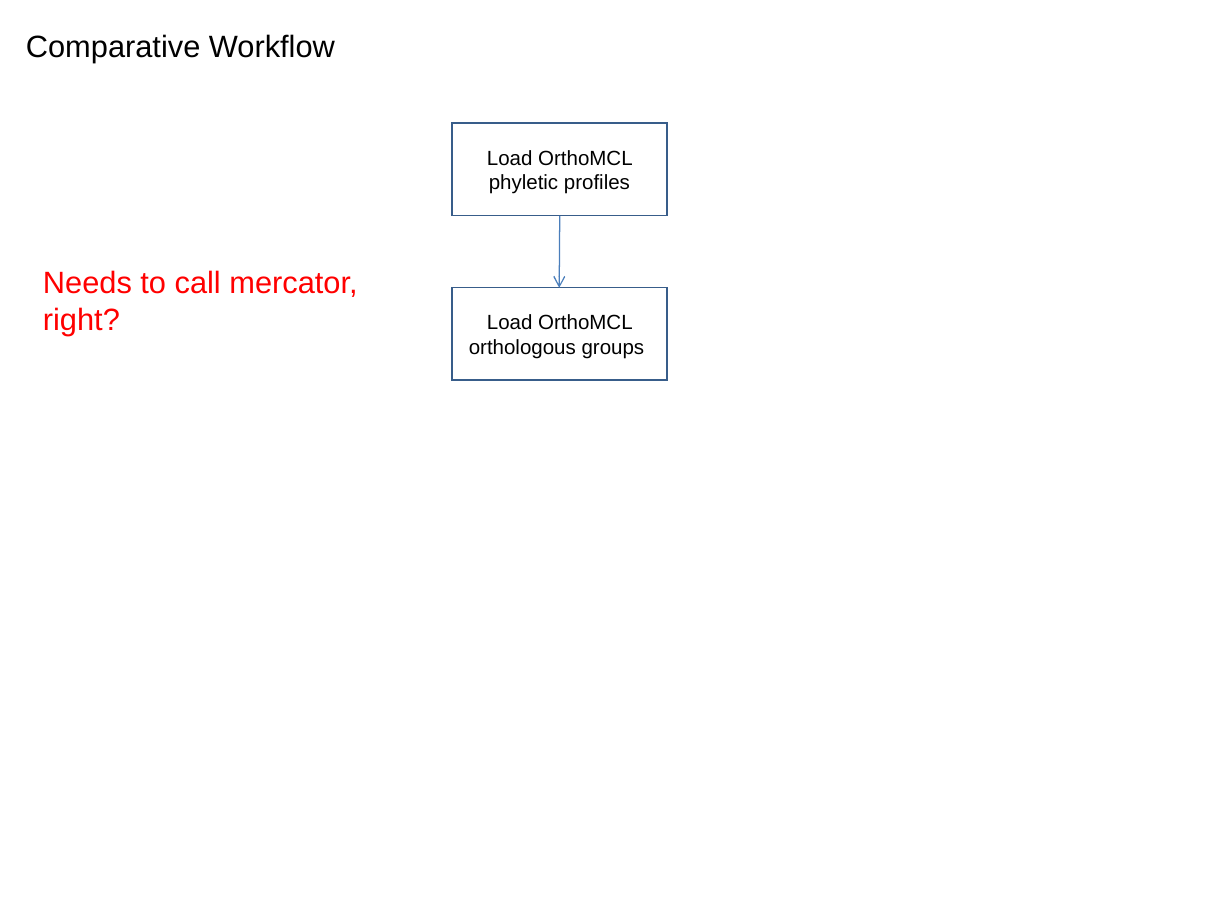
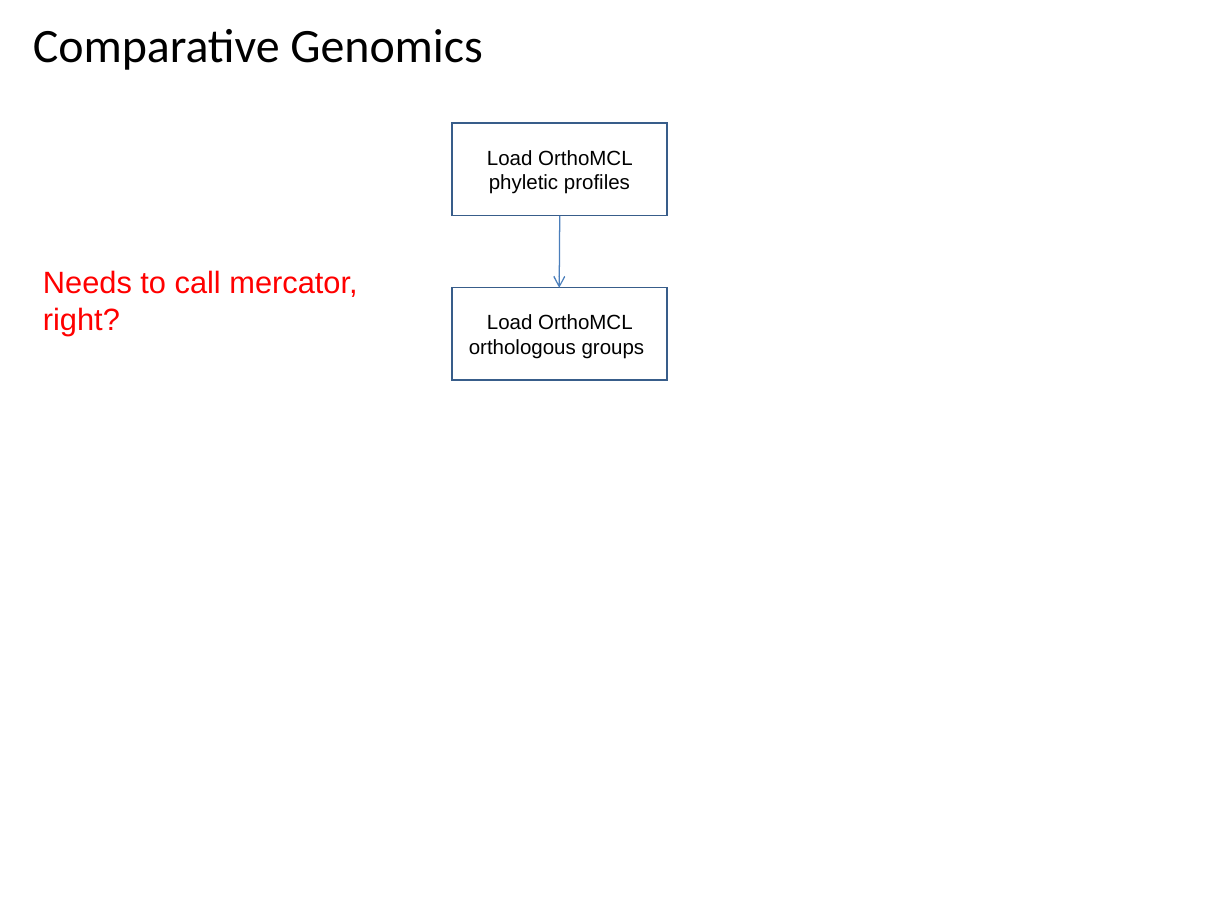
Before and after one commit to VEuPathDB/ApiCommonWorkflow, a slide deck: slide 31 of Main/doc/IntegratedWorkflow.ppt (slide 30 before the commit). Drawn at 1232x924 pixels with LibreOffice and Linux fonts; fonts in the diff are those of the drawing. Boxes give left, top, right and bottom in pixels: in the first picture for what was removed or moved away, otherwise in the second. Text is boxed around its words. In the diff, an @@ line names an element or a change of style, - is before the commit and + after.

```diff
--- a/Main/doc/IntegratedWorkflow.ppt
+++ b/Main/doc/IntegratedWorkflow.ppt
@@ title added at bbox=[33, 29, 483, 70], 28 pt, text #000000 @@
+Comparative Genomics
@@ text removed at bbox=[26, 34, 335, 63] @@
-Comparative Workflow
```
Also in this commit, not shown: 29 other slides changed, 1 slide added.
